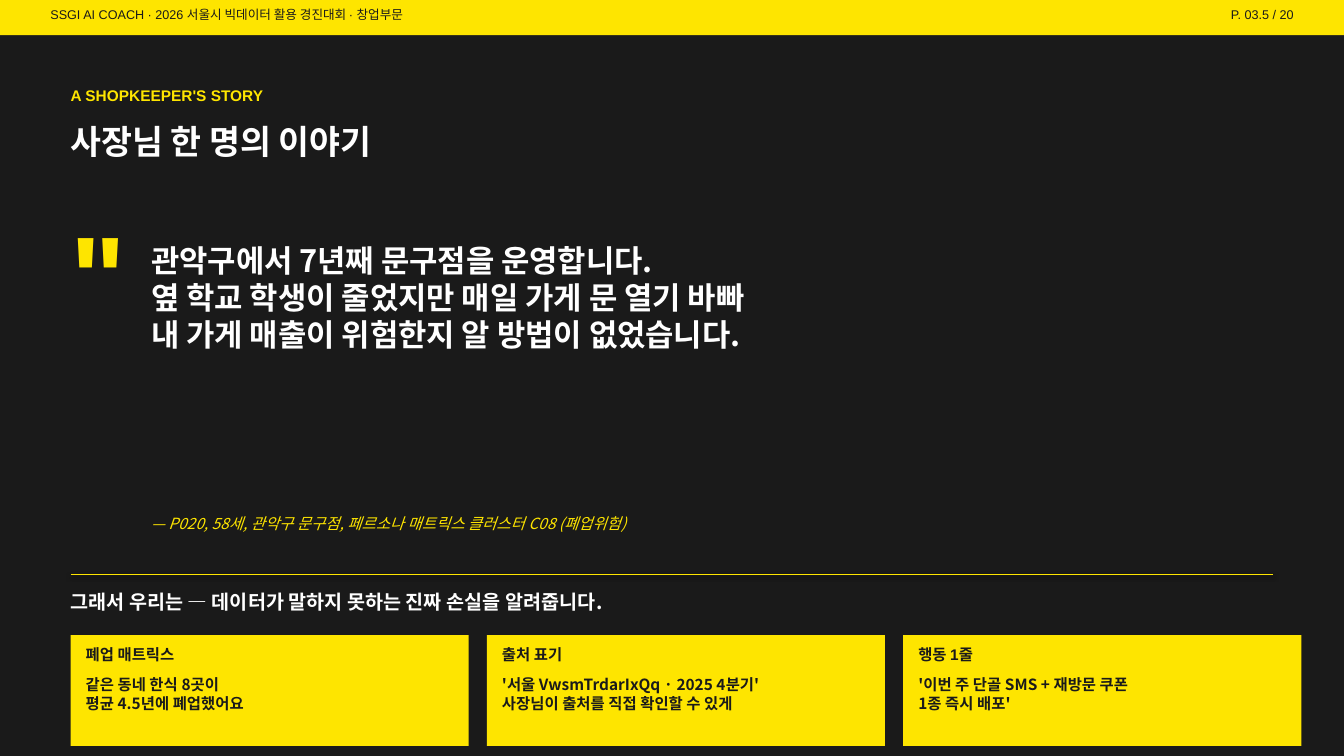
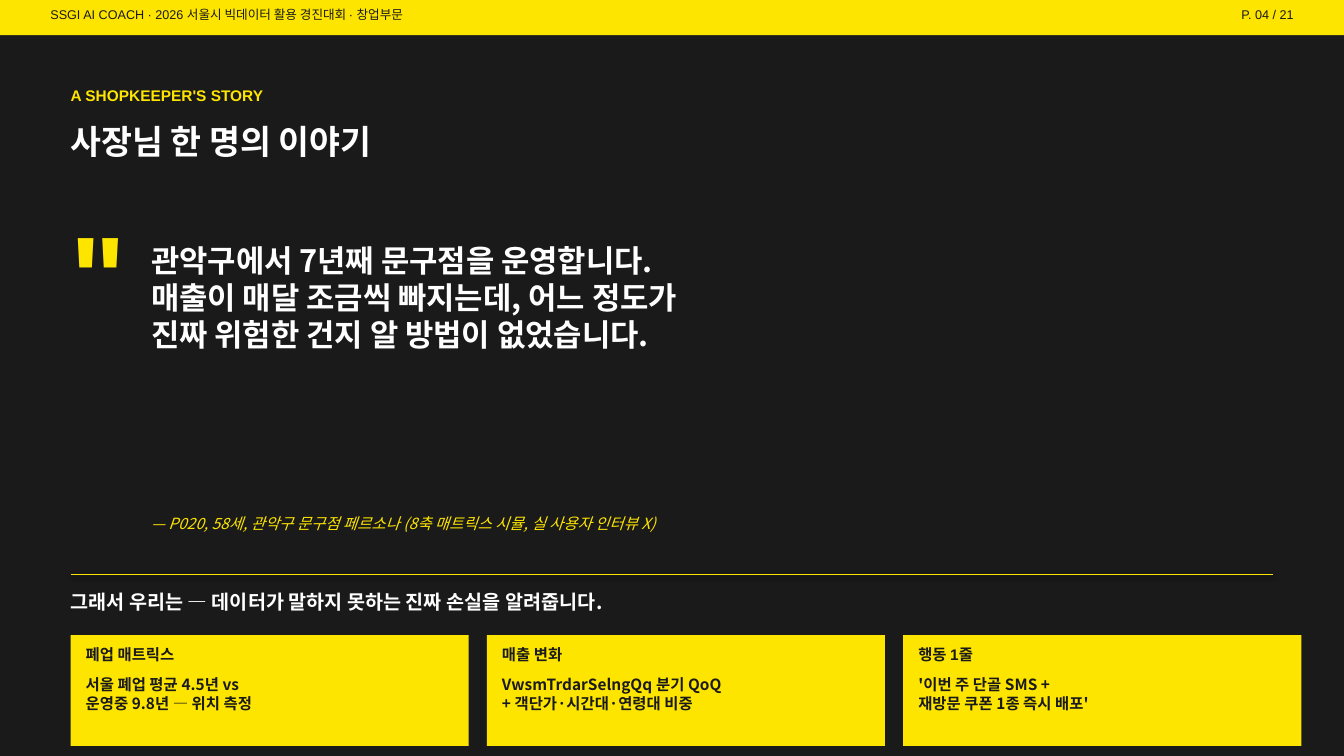
Before and after one commit to Tok-Baro/SSGI_AI_Coach, a slide deck: slide 4 of SSGI_AI_경영코치_상세기획서.pptx. Drawn at 1344x756 pixels with LibreOffice and Linux fonts; fonts in the diff are those of the drawing. Boxes give left, top, right and bottom in pixels: in the first picture for what was removed or moved away, otherwise in the second. Text is boxed around its words. In the diff, an @@ line names an element or a change of style, - is before the commit and + after.

```diff
--- a/SSGI_AI_경영코치_상세기획서.pptx
+++ b/SSGI_AI_경영코치_상세기획서.pptx
@@ text at (1241,10,1294,19): text changed @@
-P. 03.5 / 20
+P. 04 / 21
@@ text at (151,246,677,349): text changed @@
-관악구에서 7년째 문구점을 운영합니다.
-옆 학교 학생이 줄었지만 매일 가게 문 열기 바빠
-내 가게 매출이 위험한지 알 방법이 없었습니다.
+관악구에서 7년째 문구점을 운영합니다.
+매출이 매달 조금씩 빠지는데, 어느 정도가
+진짜 위험한 건지 알 방법이 없었습니다.
@@ text at (168,516,655,532): text changed @@
-— P020, 58세, 관악구 문구점, 페르소나 매트릭스 클러스터 C08 (폐업위험)
+— P020, 58세, 관악구 문구점 페르소나 (8축 매트릭스 시뮬, 실 사용자 인터뷰 X)
@@ text at (502,645,562,665): text changed @@
-출처 표기
+매출 변화
@@ text at (86,677,252,711): text changed @@
-같은 동네 한식 8곳이
-평균 4.5년에 폐업했어요
+서울 폐업 평균 4.5년 vs
+운영중 9.8년 — 위치 측정
@@ text at (502,677,721,711): text changed @@
-'서울 VwsmTrdarIxQq · 2025 4분기'
-사장님이 출처를 직접 확인할 수 있게
+VwsmTrdarSelngQq 분기 QoQ
++ 객단가·시간대·연령대 비중
@@ text "'이번 주 단골 SMS + ..." rewrapped from (918,677,1128,711) to (918,677,1088,711) @@
```
Also in this commit, not shown: 4 other slides changed, 1 other file.
